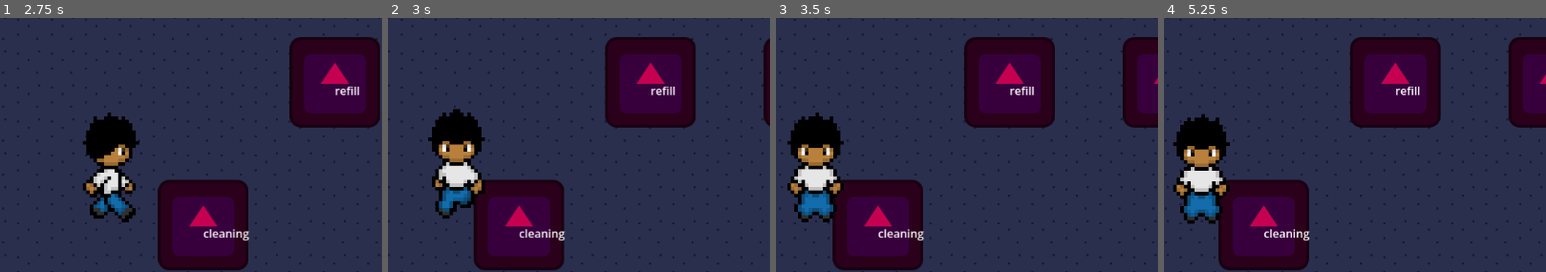
Above: before the commit, frames 1-4 (left to right).
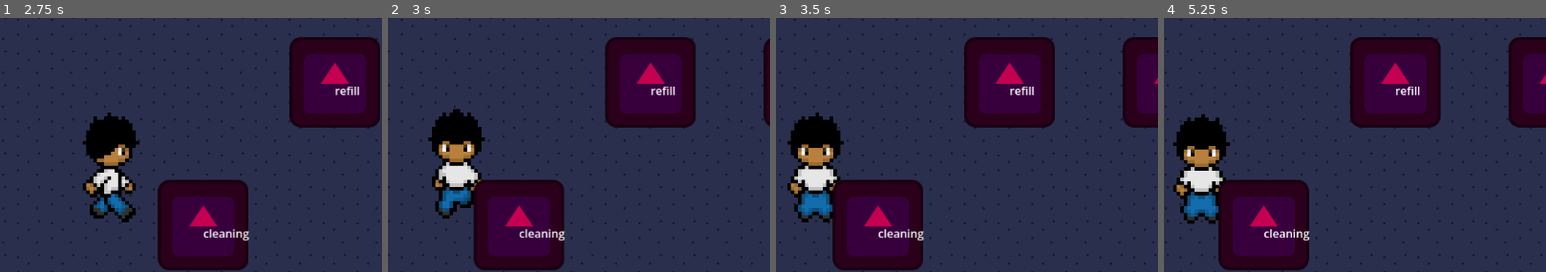
Above: after the commit, the same moments.

Repository: thisotherguyalso/KAILOG-Game
Game: Godot game, scene res://main.tscn
Two runs of this game, one before a commit and one after it. Both use one fixed random seed, a clock stepped at 60 frames per second and the inputs below. The engine's default icon, where the game draws it, is replaced by a stand-in: a white triangle on a blue panel in a dark square.
Inputs (mouse positions are % of the whole screen's width and height, from its top left):
- Up to frame 1 (2.75 s): drag from (26, 91) to (14, 51) at 0.52 s; drag from (38, 91) to (14, 51) at 1.27 s; move the mouse to (50, 91) at 2.02 s; hold Right (ui_right) from 2.03 s (still down); hold Shift (sprint) from 2.03 s (still down); click (50, 91) at 2.17 s
- Up to frame 2 (3 s): release Right (ui_right) at 2.75 s; release Shift (sprint) at 2.75 s; drag from (62, 91) to (77, 59) at 2.77 s
- Up to frame 3 (3.5 s): no input
- Up to frame 4 (5.25 s): drag from (74, 91) to (55, 50) at 3.52 s; drag from (20, 35) to (35, 25) at 4.27 s; move the mouse to (55, 50) at 5.02 s; hold Down (ui_down) from 5.03 s (still down); hold Shift (sprint) from 5.03 s (still down); click (55, 50) at 5.17 s
The pictures show only the part of the screen within x 50-100%, y 18-68%; the shares and areas given below are measured in that part.

Frame 1 is identical in both runs. In frame 2, 0.1% of the frame differs, in the area x 22-26%, y 63-71%; in frame 3, 0.1%; in frame 4, 0.2%, in the area x 14-18%, y 64-77%.

Commit message:
QOL improvements

Diff:
--- a/kailog-demo/Items/pickup_item.tscn
+++ b/kailog-demo/Items/pickup_item.tscn
@@ -26,7 +26,7 @@
 radius = 85.052925
 
 [node name="PickupItem" type="Area2D" unique_id=234542647]
-z_index = 1
+z_index = 2
 collision_layer = 4
 collision_mask = 10
 script = ExtResource("1_2vssv")
--- a/kailog-demo/Stations/cleaning_station.gd
+++ b/kailog-demo/Stations/cleaning_station.gd
@@ -18,7 +18,7 @@
 	_is_busy = true
 	var container := item as ItemContainer
 
-	# TODO: play cleaning animation / particles.
+	_show_progress(clean_duration)
 	await get_tree().create_timer(clean_duration).timeout
 
 	container.clean()
--- a/kailog-demo/Stations/refill_station.gd
+++ b/kailog-demo/Stations/refill_station.gd
@@ -32,7 +32,7 @@
 	_is_busy = true
 	var container := item as ItemContainer
 
-	# TODO: play filling animation.
+	_show_progress(refill_duration)
 	await get_tree().create_timer(refill_duration).timeout
 
 	container.refill(fill_contents)
--- a/kailog-demo/Stations/shop_station.gd
+++ b/kailog-demo/Stations/shop_station.gd
@@ -1,6 +1,5 @@
-## Combined buy/sell station.
-## - Drop an item onto it → sells the item for money.
-## - Click/tap it → buys the configured item.
+## Buy station. Click/tap to purchase the configured item.
+## Each click buys one. Click multiple times for multiple.
 class_name ShopStation
 extends Station
 
@@ -8,18 +7,19 @@
 @export var buy_price: float = 15.0
 
 
-# ── Selling (pickup lands on station) ────────────────────────────────────────
+func _input_event(_viewport: Viewport, event: InputEvent, _shape_idx: int) -> void:
+	var clicked := false
 
-func can_receive(item: Item) -> bool:
-	return _get_sell_price(item) > 0.0
+	if (event is InputEventMouseButton
+			and event.button_index == MOUSE_BUTTON_LEFT
+			and event.pressed):
+		clicked = true
+	elif event is InputEventScreenTouch and event.pressed:
+		clicked = true
 
+	if clicked:
+		interact()
 
-func receive_item(item: Item) -> void:
-	player.money.add(_get_sell_price(item))
-	# TODO: show floating "+$X" feedback.
-
-
-# ── Buying (click) ───────────────────────────────────────────────────────────
 
 func interact() -> void:
 	if item_for_sale == null:
@@ -29,11 +29,7 @@
 		return
 	if player.inventory.add_item(item_for_sale):
 		player.money.deduct(buy_price)
-
-
-# ── Helpers ──────────────────────────────────────────────────────────────────
-
-func _get_sell_price(item: Item) -> float:
-	if item is ItemContainer:
-		return item.get_sell_price()
-	return 0.0
+		# Quick feedback pulse on purchase.
+		_tween_scale(HOVER_SCALE)
+		await get_tree().create_timer(0.1).timeout
+		_tween_scale(NORMAL_SCALE)
--- a/kailog-demo/Stations/station.gd
+++ b/kailog-demo/Stations/station.gd
@@ -5,11 +5,15 @@
 ##     ├─ Sprite2D
 ##     └─ CollisionShape2D
 ##
-## Add the Player node to the "player" group in the editor.
+## Add the Player node to the "Player" group in the editor.
 class_name Station
 extends Area2D
 
 signal item_processed(item: Item)
+
+const HOVER_SCALE := Vector2(1.1, 1.1)
+const NORMAL_SCALE := Vector2(1.0, 1.0)
+const TWEEN_DURATION := 0.15
 
 var _player_cache: Player = null
 var player: Player:
@@ -18,16 +22,58 @@
 			_player_cache = get_tree().get_first_node_in_group("Player")
 		return _player_cache
 
+var _hover_tween: Tween = null
+var _progress_bar: ProgressBar = null
+
 
 func _ready() -> void:
 	area_entered.connect(_on_area_entered)
+	area_exited.connect(_on_area_exited)
+
+
+# ── Hover tween ──────────────────────────────────────────────────────────────
+
+func _on_area_entered(area: Area2D) -> void:
+	if area.has_method("get_item"):
+		_tween_scale(HOVER_SCALE)
+		_try_consume(area)
+
+
+func _on_area_exited(area: Area2D) -> void:
+	if area.has_method("get_item"):
+		_tween_scale(NORMAL_SCALE)
+
+
+func _tween_scale(target: Vector2) -> void:
+	if _hover_tween:
+		_hover_tween.kill()
+	_hover_tween = create_tween().set_ease(Tween.EASE_OUT).set_trans(Tween.TRANS_BACK)
+	_hover_tween.tween_property(self, "scale", target, TWEEN_DURATION)
+
+
+# ── Progress bar ─────────────────────────────────────────────────────────────
+
+func _show_progress(duration: float) -> void:
+	_progress_bar = ProgressBar.new()
+	_progress_bar.max_value = duration
+	_progress_bar.value = 0.0
+	_progress_bar.show_percentage = false
+	_progress_bar.custom_minimum_size = Vector2(80, 10)
+	_progress_bar.position = Vector2(-40, -50)
+	add_child(_progress_bar)
+
+	var tween := create_tween()
+	tween.tween_property(_progress_bar, "value", duration, duration)
+	tween.tween_callback(_hide_progress)
+
+
+func _hide_progress() -> void:
+	if _progress_bar:
+		_progress_bar.queue_free()
+		_progress_bar = null
 
 
 # ── Pickup detection ─────────────────────────────────────────────────────────
-
-func _on_area_entered(area: Area2D) -> void:
-	_try_consume(area)
-
 
 func check_for_overlapping_pickups() -> void:
 	await get_tree().physics_frame
@@ -40,6 +86,8 @@
 	if not is_instance_valid(area):
 		return false
 	if not area.has_method("get_item"):
+		return false
+	if player == null:
 		return false
 	var item: Item = area.get_item()
 	if item == null or not can_receive(item):
--- a/kailog-demo/main.tscn
+++ b/kailog-demo/main.tscn
@@ -211,6 +211,7 @@
 y_sort_enabled = true
 
 [node name="Floor" type="TileMapLayer" parent="." unique_id=898350371]
+z_index = -1
 texture_filter = 1
 scale = Vector2(3, 3)
 tile_map_data = PackedByteArray("AADX/+P/AAADAAQAAADX/+T/AAADAAMAAADY/+P/AAAAAAoAAADY/+T/AAAAAAsAAADX/+X/AAADAAQAAADX/+ …(222192 unchanged characters)…
@@ -233,7 +234,6 @@
 max_entries = 5
 
 [node name="Player" parent="." unique_id=1861928323 node_paths=PackedStringArray("game_manager") instance=ExtResource("3_lquwl")]
-z_index = 1
 game_manager = NodePath("../GameManager")
 
 [node name="Bottle" parent="." unique_id=234542647 instance=ExtResource("4_1bvp3")]
@@ -256,7 +256,6 @@
 position = Vector2(512, 64)
 
 [node name="CORefillStation" parent="." unique_id=39202334 instance=ExtResource("5_5vw27")]
-z_index = 1
 position = Vector2(698, -138)
 fill_contents = "Cooking Oil"
 required_container_name = "Bottle"
